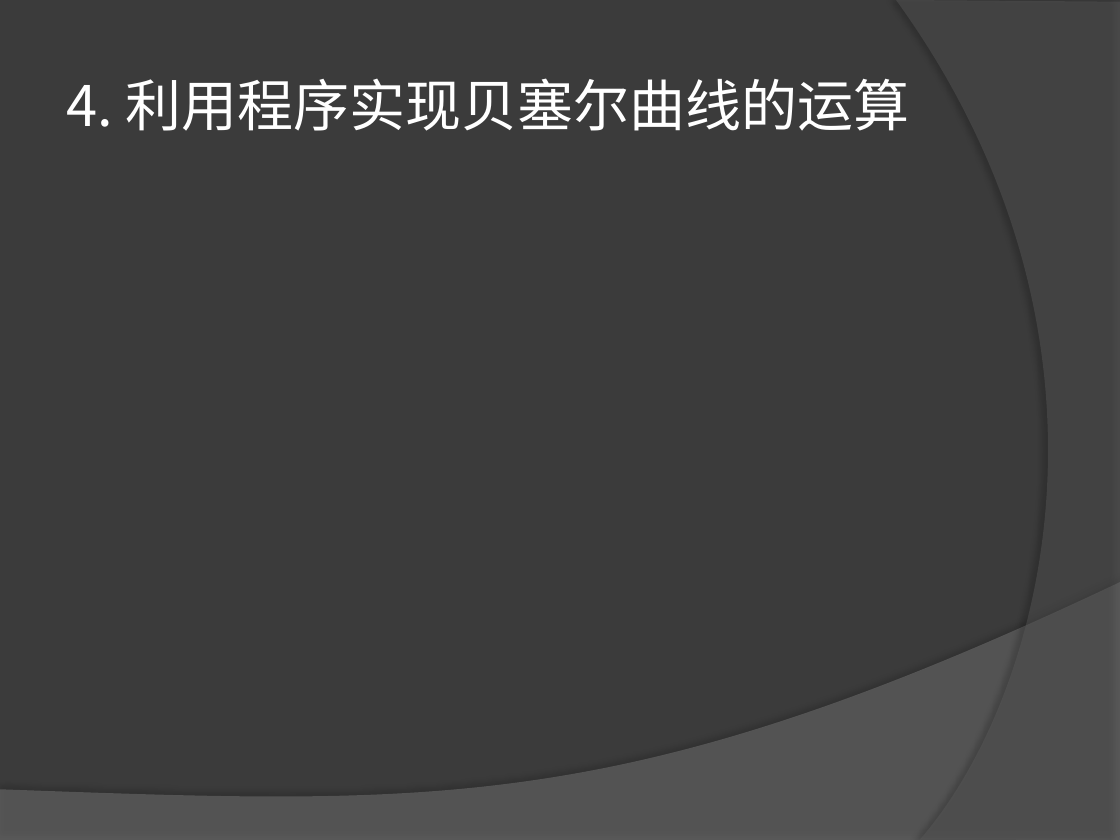
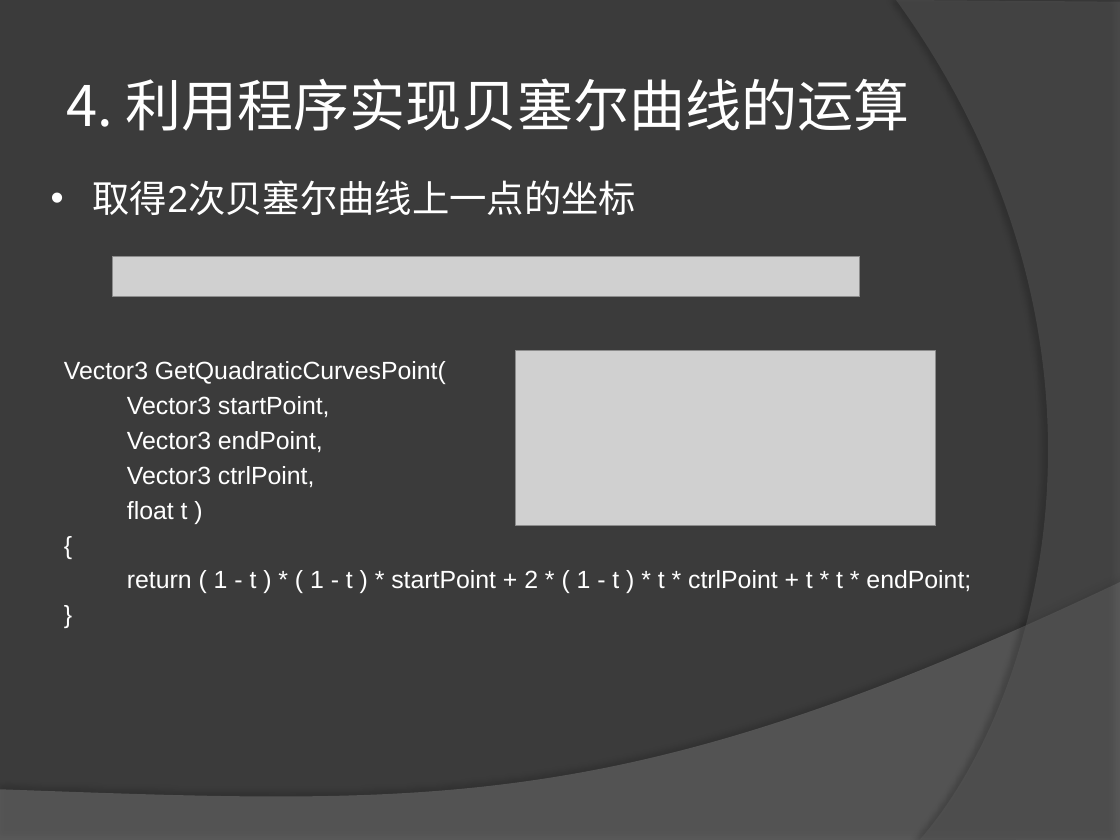
Before and after one commit to LEAVESZJ/BezierCurve, a slide deck: slide 9 of PPT/关于贝塞尔曲线等速移动问题的说明.pptx. Drawn at 1120x840 pixels with LibreOffice and Linux fonts; fonts in the diff are those of the drawing; grey boxes stand for pictures. Boxes give left, top, right and bottom in pixels: in the first picture for what was removed or moved away, otherwise in the second. Text is boxed around its words. In the diff, an @@ line names an element or a change of style, - is before the commit and + after.

Commit message:
modify ppt

```diff
--- a/PPT/关于贝塞尔曲线等速移动问题的说明.pptx
+++ b/PPT/关于贝塞尔曲线等速移动问题的说明.pptx
@@ text added at (93, 180, 636, 215), 24 pt, text #FFFFFF @@
+• 取得2次贝塞尔曲线上一点的坐标
@@ picture added at (113, 256, 860, 297) @@
@@ picture added at (516, 351, 936, 525) @@
@@ text added at (64, 361, 971, 591), 16 pt, text #FFFFFF @@
+Vector3 GetQuadraticCurvesPoint(
+Vector3 startPoint,
+Vector3 endPoint,
+Vector3 ctrlPoint,
+float t )
+{
+return ( 1 - t ) * ( 1 - t ) * startPoint + 2 * ( 1 - t ) * t * ctrlPoint + t * t * endPoint;
+}
```
Also in this commit, not shown: 5 other slides changed, 4 slides added.
